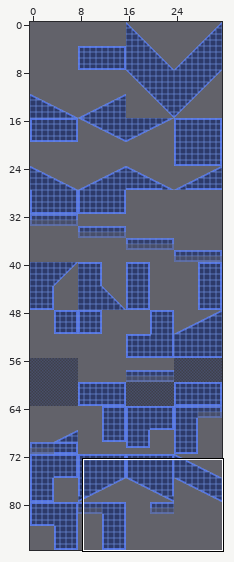
Tiled map: assets/levels/R0/tilemap128.tmx. The first picture is a wide view before the edit; the outline marks the close-up.
Close-up. Before:
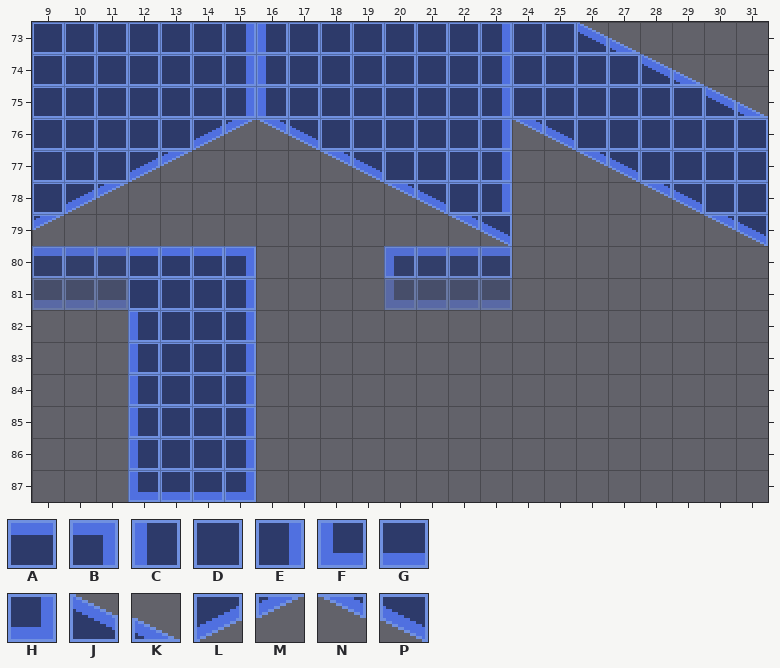
Cells are 16x16 px. Shown: x 9..31, y 73..87.
Key: from "16x16": A 2, B 3, C 9, D 10, E 11, F 17, G 18, H 19, J 24, K 25, L 69, M 70, N 71, P 72.
_ is an empty cell.
Layers that did not change in this view are not listed.
Layer "solid" before, first column x 9:
73 DDDDDDECDDDDDDEDDJK____
74 DDDDDDECDDDDDDEDDDDJK__
75 DDDDDDECDDDDDDEDDDDDDJK
76 DDDDDLMNPDDDDDENPDDDDDD
77 DDDLM____NPDDDE__NPDDDD
78 DLM________NPDE____NPDD
79 M____________NP______NP
80 ___AAAB________________
81 ___DDDE________________
82 ___CDDE________________
83 ___CDDE________________
84 ___CDDE________________
85 ___CDDE________________
86 ___CDDE________________
87 ___FGGH________________
After:
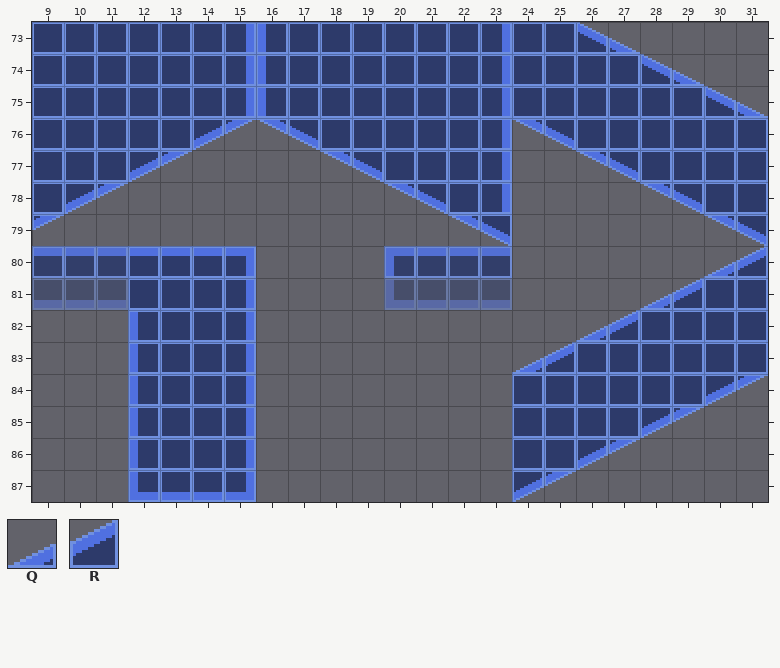
Further tiles: from "16x16": Q 26, R 27.
What changed:
Changed rows in their new state; . is an unchanged cell.
Layer "solid":
first column x 24:
80 ......QR
81 ....QRDD
82 ..QRDDDD
83 QRDDDDDD
84 DDDDDDLM
85 DDDDLM..
86 DDLM....
87 LM......
Pixel boxes of the changes (left, top, right, bottom) in both close-ups:
added: (512, 246, 768, 502)
